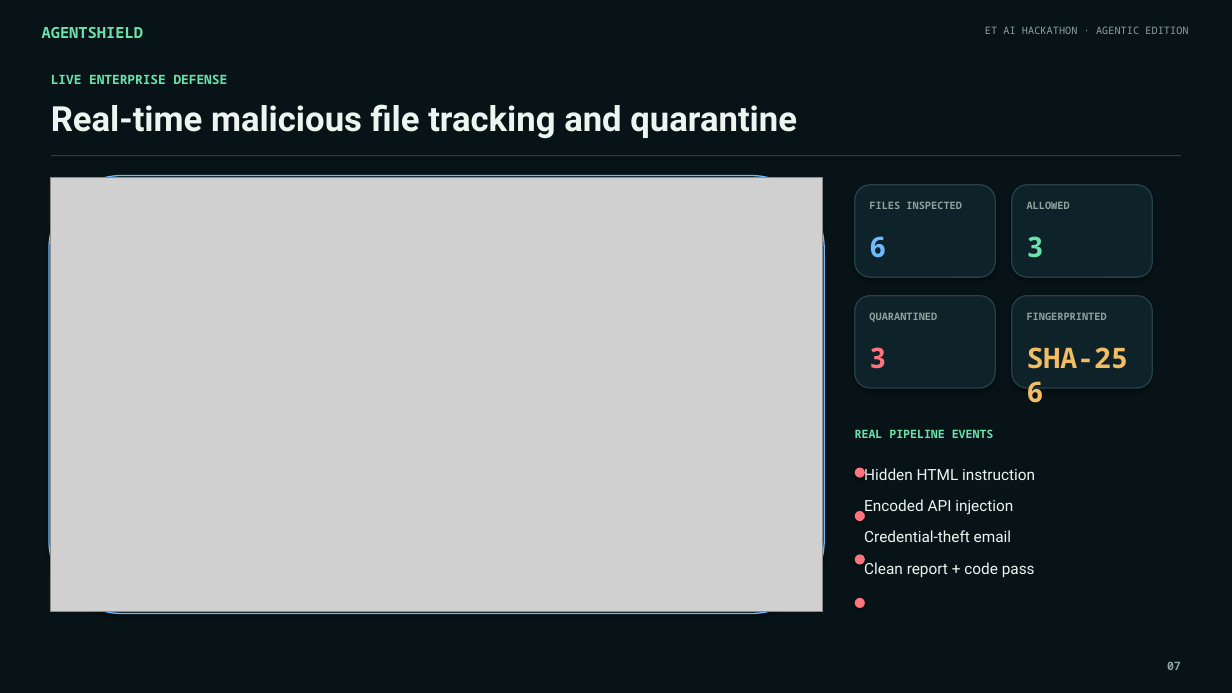
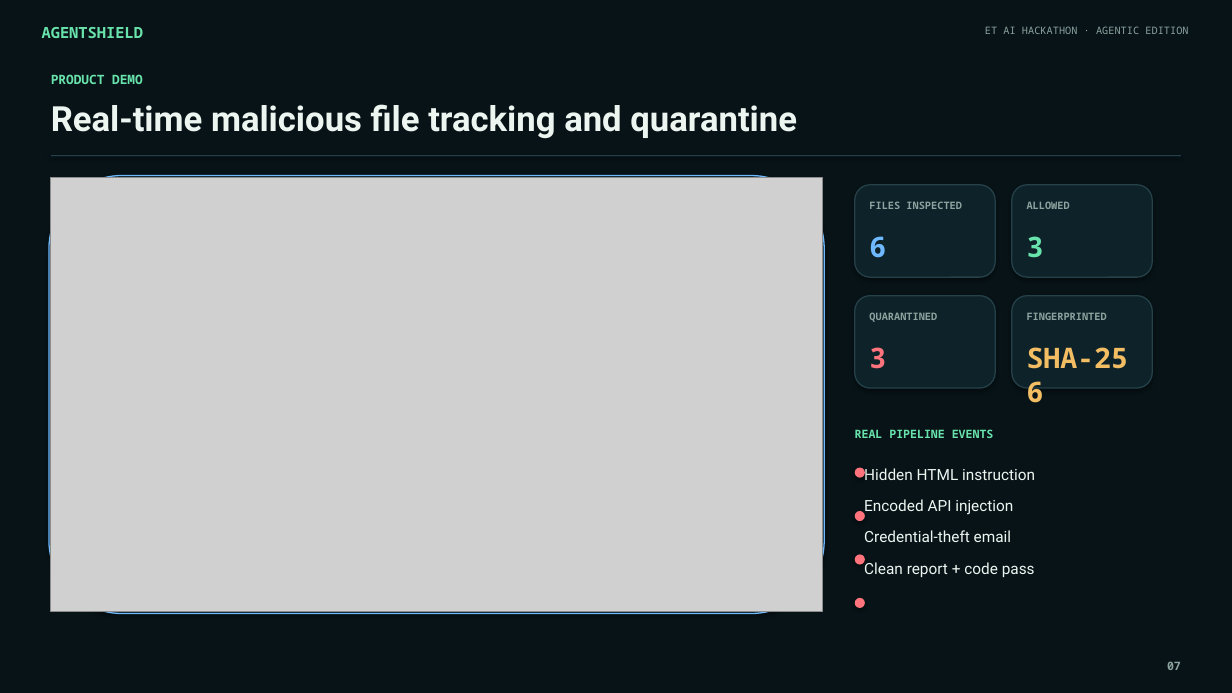
Before and after one commit to vishwajeetkumar9631/sentinelgate-agentic-security, a slide deck: slide 7 of Vishwajeet_Kumar_SentinelGate_Pitch_Deck.pptx. Drawn at 1232x693 pixels with LibreOffice and Linux fonts; fonts in the diff are those of the drawing; grey boxes stand for pictures. Boxes give left, top, right and bottom in pixels: in the first picture for what was removed or moved away, otherwise in the second. Text is boxed around its words. In the diff, an @@ line names an element or a change of style, - is before the commit and + after.

```diff
--- a/Vishwajeet_Kumar_SentinelGate_Pitch_Deck.pptx
+++ b/Vishwajeet_Kumar_SentinelGate_Pitch_Deck.pptx
@@ text at box(51, 74, 143, 84): text changed @@
-LIVE ENTERPRISE DEFENSE
+PRODUCT DEMO
```
Also in this commit, not shown: 6 other slides changed, 1 slide added, 1 slide removed, 2 other files.
